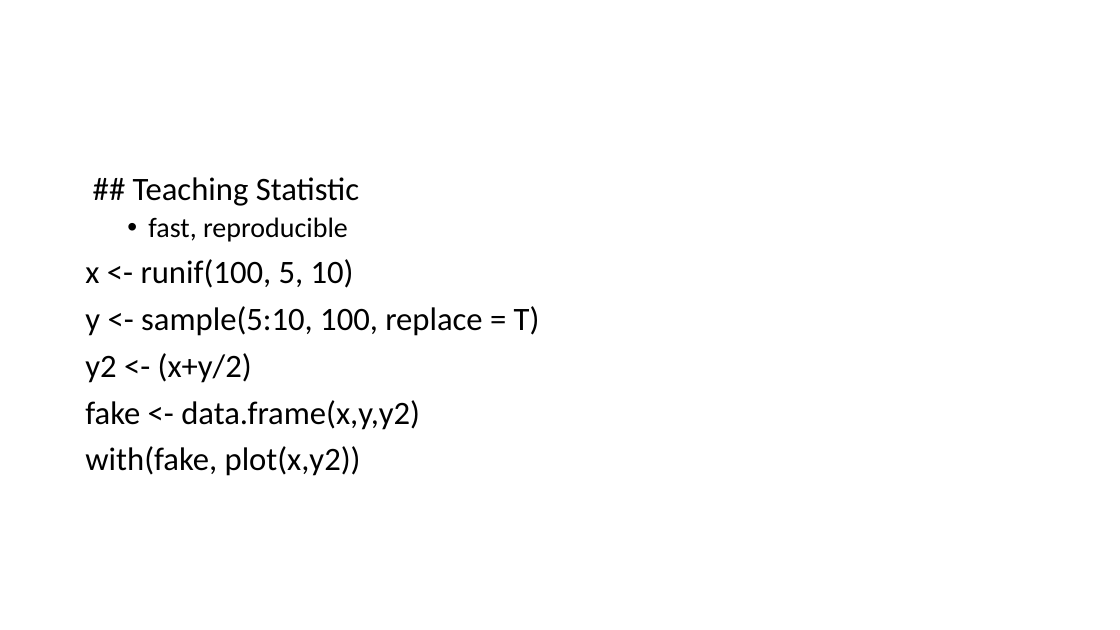
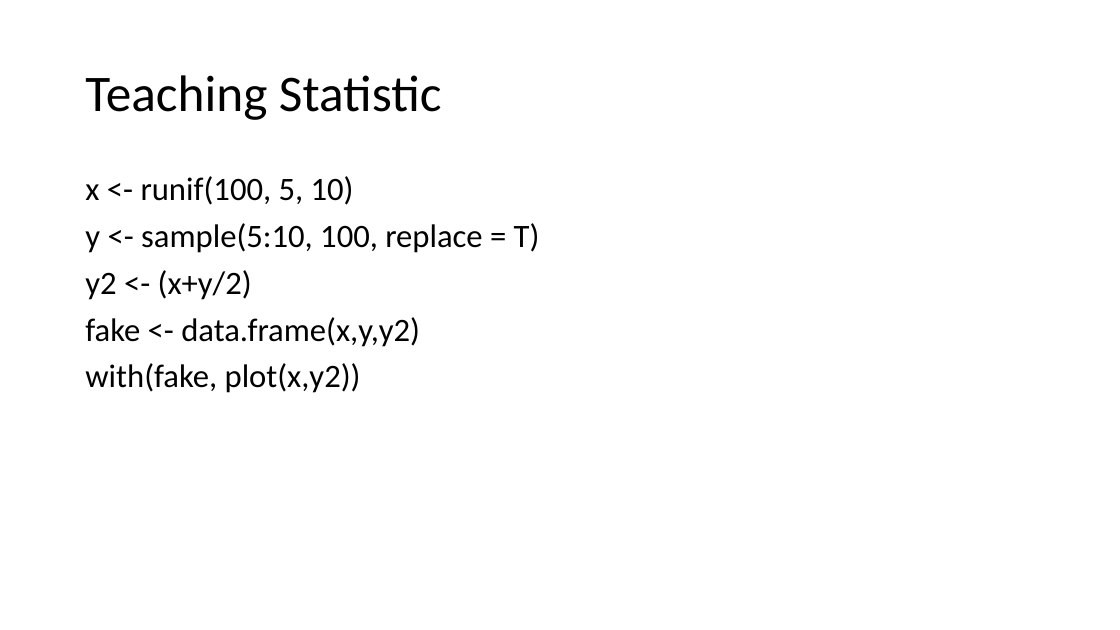
Before and after one commit to MohdAzmiSuliman/PHClassWRMD, a slide deck: slide 7 of PHClassWRMd.pptx (slide 6 before the commit). Drawn at 1120x630 pixels with LibreOffice and Linux fonts; fonts in the diff are those of the drawing; background and template pictures are left out. Boxes give left, top, right and bottom in pixels: in the first picture for what was removed or moved away, otherwise in the second. Text is boxed around its words. In the diff, an @@ line names an element or a change of style, - is before the commit and + after.

```diff
--- a/PHClassWRMd.pptx
+++ b/PHClassWRMd.pptx
@@ title added at (x1=85, y1=75, x2=442, y2=120), 44 pt, text #000000 @@
+Teaching Statistic
@@ text at (x1=133, y1=177, x2=359, y2=242): paragraphs removed @@
-## Teaching Statistic
-  • fast, reproducible
```
Also in this commit, not shown: 5 other slides changed, 3 slides added, 2 slides removed, 9 other files.
